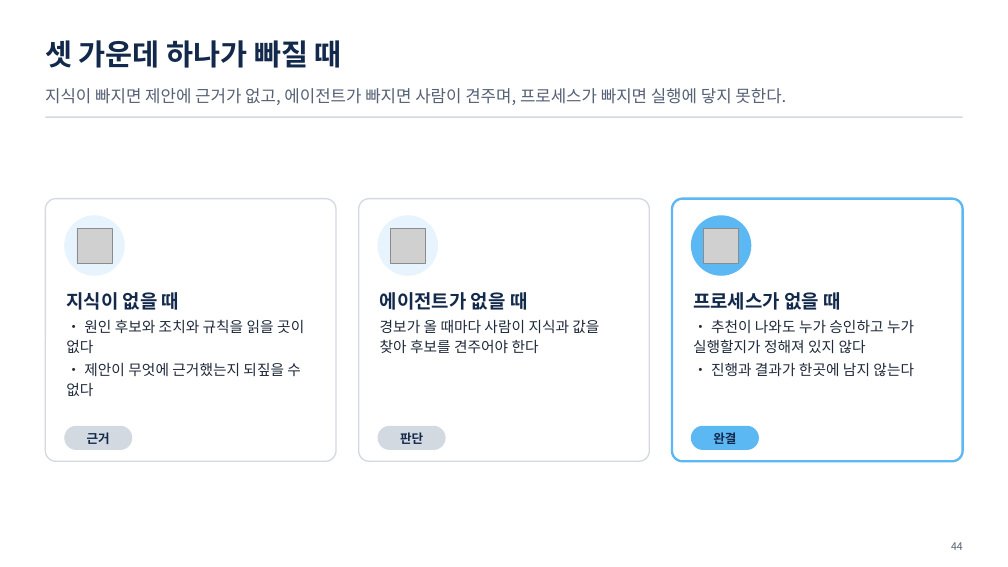
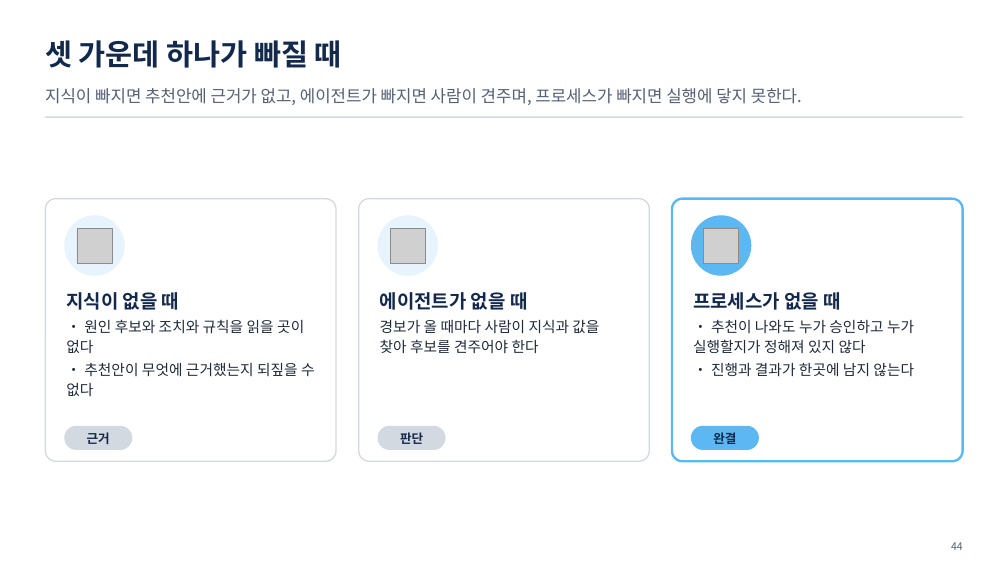
Before and after one commit to uengine-oss/hyd-iot-edu, a slide deck: slide 44 of docs/교재/통합반_오프라인/10회차/통합반_오프라인_10회차.pptx. Drawn at 1008x567 pixels with LibreOffice and Linux fonts; fonts in the diff are those of the drawing; grey boxes stand for pictures. Boxes give left, top, right and bottom in pixels: in the first picture for what was removed or moved away, otherwise in the second. Text is boxed around its words. In the diff, an @@ line names an element or a change of style, - is before the commit and + after.

```diff
--- a/docs/교재/통합반_오프라인/10회차/통합반_오프라인_10회차.pptx
+++ b/docs/교재/통합반_오프라인/10회차/통합반_오프라인_10회차.pptx
@@ text at (45, 88, 802, 105): text changed @@
-지식이 빠지면 제안에 근거가 없고, 에이전트가 빠지면 사람이 견주며, 프로세스가 빠지면 실행에 닿지 못한다.
+지식이 빠지면 추천안에 근거가 없고, 에이전트가 빠지면 사람이 견주며, 프로세스가 빠지면 실행에 닿지 못한다.
@@ text at (66, 363, 315, 396): text changed @@
-• 제안이 무엇에 근거했는지 되짚을 수 없다
+• 추천안이 무엇에 근거했는지 되짚을 수 없다
```
Also in this commit, not shown: 19 other slides changed, 2 slides added, 2 slides removed, 35 other files.
